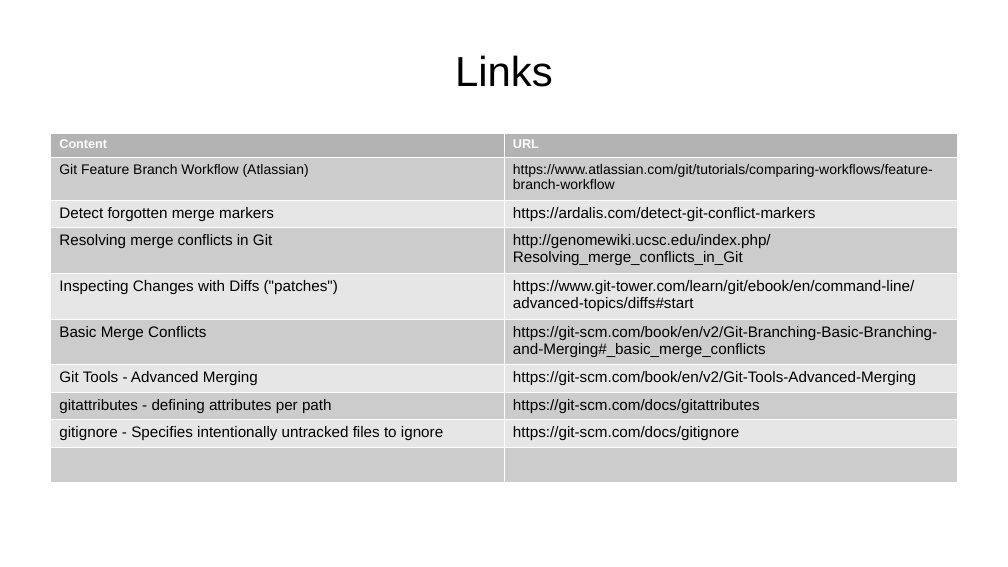
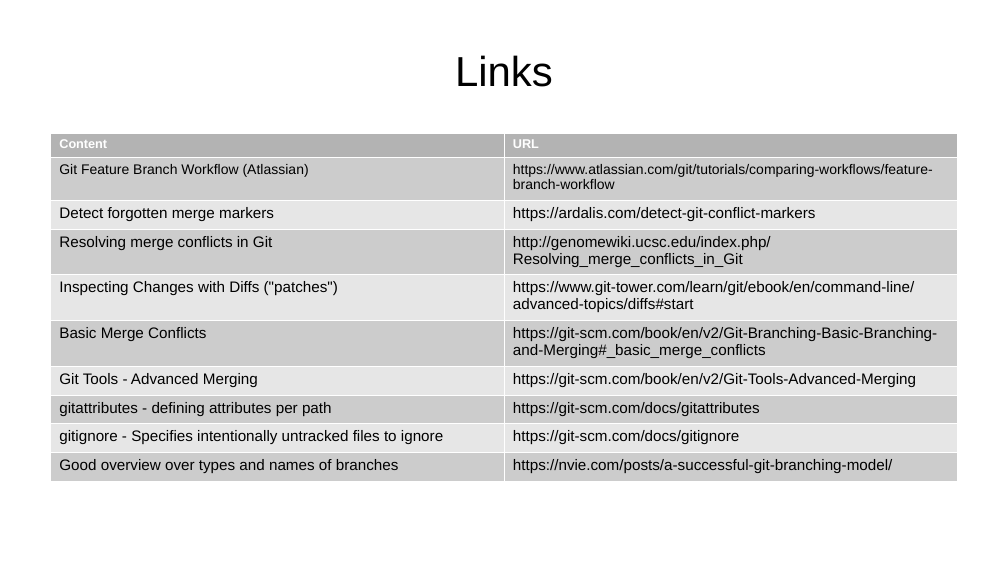
Before and after one commit to aryoda/git_essentials, a slide deck: slide 20 of Introduction to Git collaboration workflows.odp. Drawn at 1008x567 pixels with LibreOffice and Linux fonts; fonts in the diff are those of the drawing. Boxes give left, top, right and bottom in pixels: in the first picture for what was removed or moved away, otherwise in the second. Text is boxed around its words. In the diff, an @@ line names an element or a change of style, - is before the commit and + after.

Commit message:
added link

```diff
--- a/Introduction to Git collaboration workflows.odp
+++ b/Introduction to Git collaboration workflows.odp
@@ table at (x1=50, y1=133, x2=958, y2=477) @@
-row 10, column 1: 
+row 10, column 1: Good overview over types and names of branches
-row 10, column 2: 
+row 10, column 2: https://nvie.com/posts/a-successful-git-branching-model/
```
